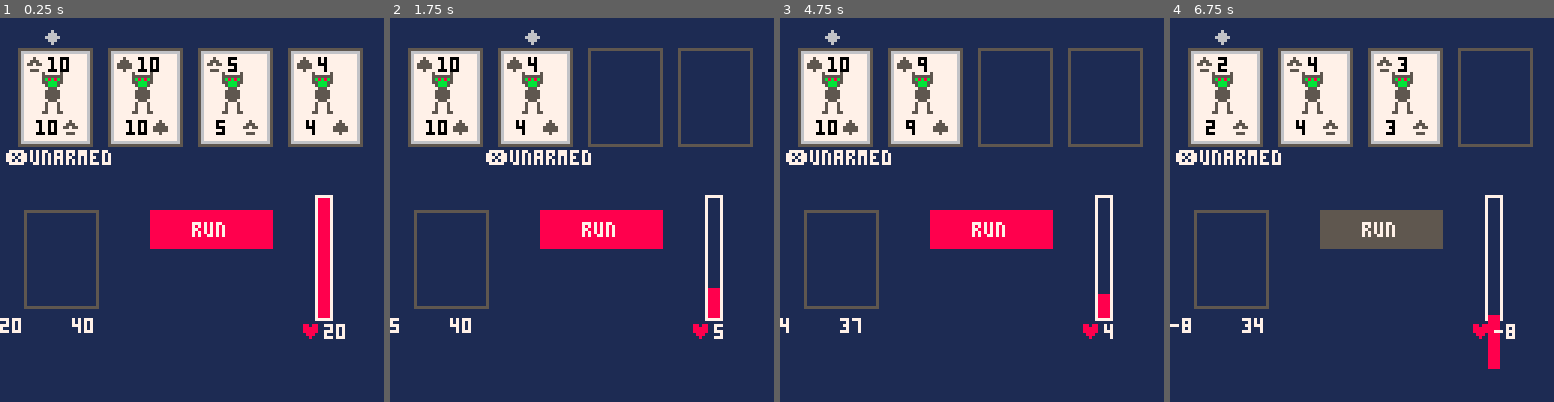
Above: before the commit, frames 1-4 (left to right).
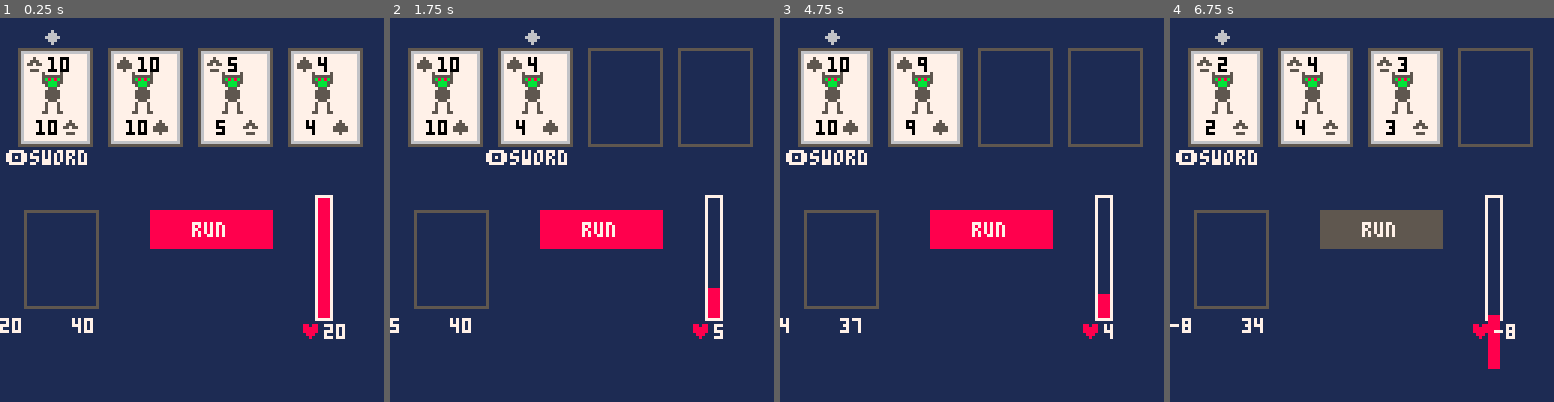
Above: after the commit, the same moments.

Repository: lukeshiner/scoundrel
Game: PICO-8 cartridge scoundrel.p8
The game is run twice, just before and just after one commit, with the same random seed, the same clock (stepped at 60 frames per second) and the same inputs.
Inputs:
- Up to frame 1 (0.25 s): no input
- Up to frame 2 (1.75 s): tap X (X key) at 0.33, 1.07 s; tap O (Z key) at 0.7, 1.7 s; hold Right from 1.6 s (still down)
- Up to frame 3 (4.75 s): tap X (X key) at 1.85, 2.97, 4.08 s; release Right at 2.1 s; tap O (Z key) every 0.4 s from 2.1 to 4.5 s; hold Right 2.47-3.03 s; hold Left 3.08-3.58 s; hold Right 4.02-4.68 s
- Up to frame 4 (6.75 s): tap O (Z key) every 0.4 s from 4.9 to 6.5 s; hold Left 5.08-5.68 s; tap X (X key) at 5.2, 6.32 s; hold Right 6.08-6.58 s; hold Right from 6.63 s (still down)

The runs differ from the first frame. In frame 1, 0.3% of the frame differs, in the area x 3-29%, y 34-39%; in frame 2, 0.3%; in frame 3, 0.3%; in frame 4, 0.3%.

Commit message:
Swap fight controls

Diff:
--- a/main.lua
+++ b/main.lua
@@ -48,12 +48,16 @@
     log("play card " .. card_index .. ": " .. card.name .. " alternate: " .. tostr(use_alternate))
     if use_alternate == true then
         if card.type == enemy and can_use_weapon(card) then
-            fight_with_weapon(card)
+            fight_barehand(card)
             del(room.cards, card)
         end
     else
         if card.type == enemy then
-            fight_barehand(card)
+            if can_use_weapon(card) then
+                fight_with_weapon(card)
+            else
+                fight_barehand(card)
+            end
             del(room.cards, card)
         elseif card.type == health then
             take_potion(card)
--- a/room.lua
+++ b/room.lua
@@ -118,9 +118,9 @@
         instruction = "🅾️equip"
         x = x - 4
     elseif card.type == enemy then
-        instruction = "❎unarmed"
+        instruction = "🅾️sword"
         if can_use_weapon(card) then
-            instruction = instruction .. "\n🅾️sword"
+            instruction = instruction .. "\n❎unarmed"
         end
         x = x - 6
     end
